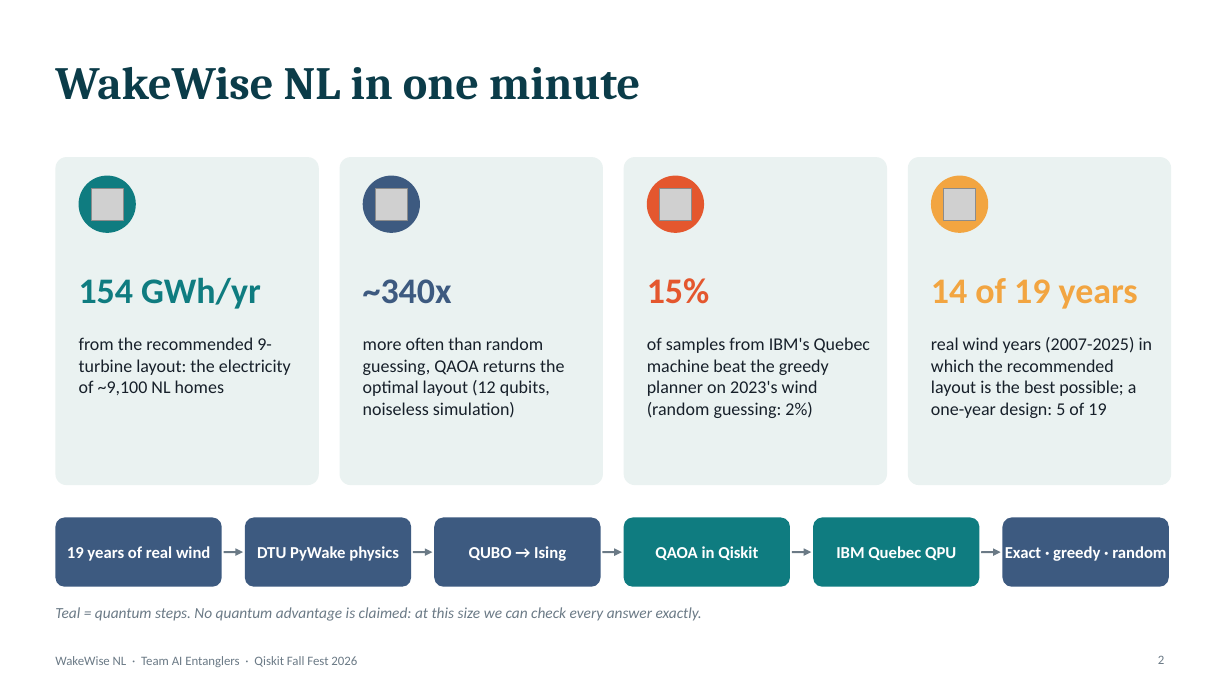
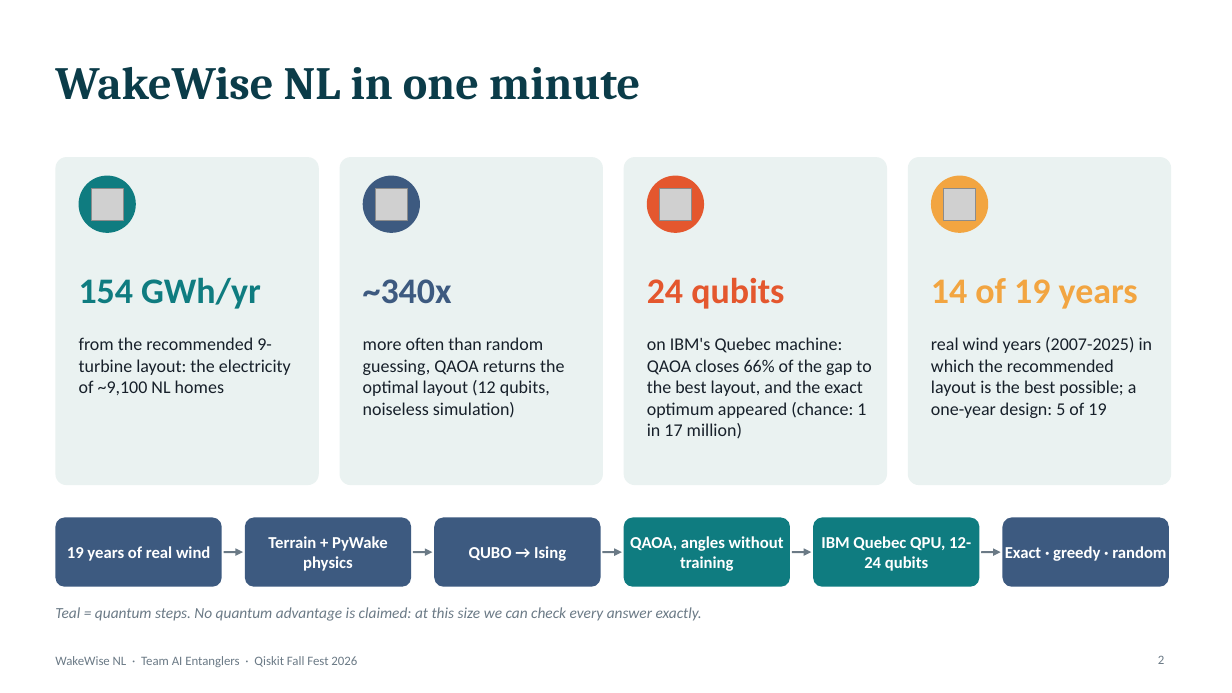
Before and after one commit to mrw-soumik/Qiskit-AI-Entanglers-, a slide deck: slide 2 of slides/WakeWise_NL_AI_Entanglers.pptx. Drawn at 1232x693 pixels with LibreOffice and Linux fonts; fonts in the diff are those of the drawing; grey boxes stand for pictures. Boxes give left, top, right and bottom in pixels: in the first picture for what was removed or moved away, otherwise in the second. Text is boxed around its words. In the diff, an @@ line names an element or a change of style, - is before the commit and + after.

```diff
--- a/slides/WakeWise_NL_AI_Entanglers.pptx
+++ b/slides/WakeWise_NL_AI_Entanglers.pptx
@@ text at (x1=647, y1=277, x2=784, y2=309): text changed @@
-15%
+24 qubits
@@ text at (x1=647, y1=337, x2=871, y2=439): text changed @@
-of samples from IBM's Quebec machine beat the greedy planner on 2023's wind (random guessing: 2%)
+on IBM's Quebec machine: QAOA closes 66% of the gap to the best layout, and the exact optimum appeared (chance: 1 in 17 million)
@@ text at (x1=268, y1=536, x2=388, y2=571): text changed @@
-DTU PyWake physics
+Terrain + PyWake physics
@@ text at (x1=630, y1=536, x2=784, y2=571): text changed @@
-QAOA in Qiskit
+QAOA, angles without training
@@ text at (x1=821, y1=536, x2=971, y2=571): text changed @@
-IBM Quebec QPU
+IBM Quebec QPU, 12-24 qubits
```
Also in this commit, not shown: 8 other slides changed, 2 slides added, 1 slide removed, 32 other files.
